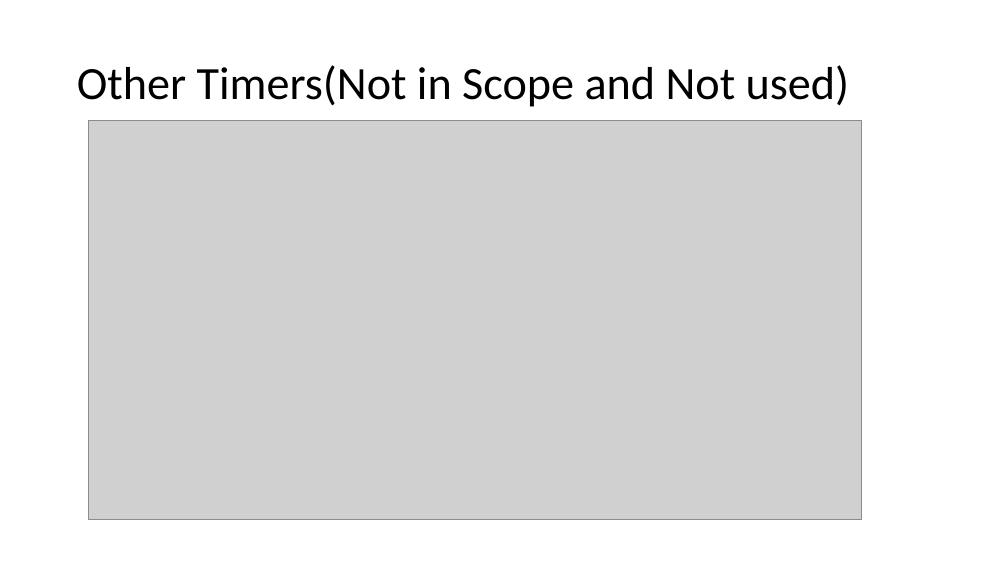
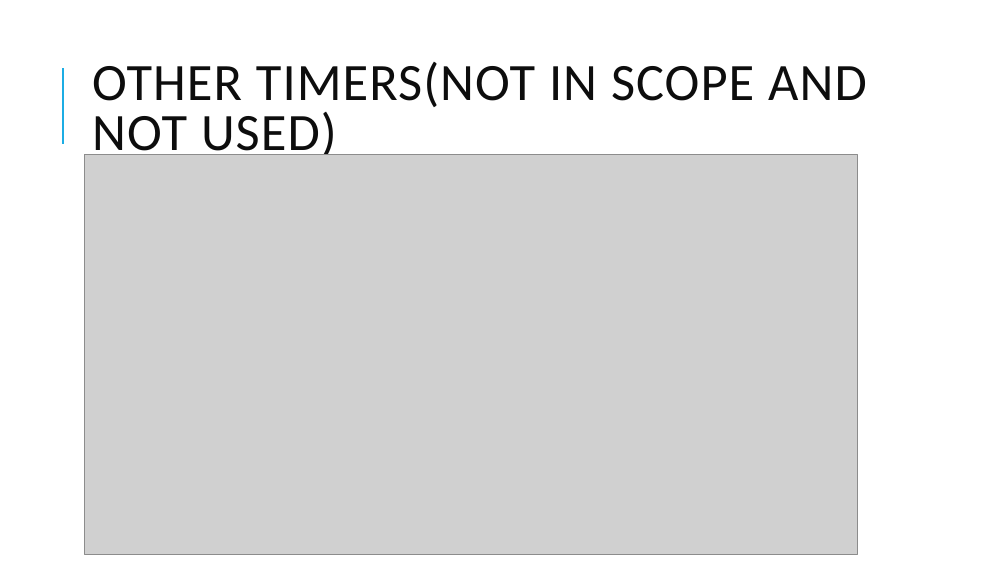
Before and after one commit to skandhwa/SimplilearnNew, a slide deck: slide 19 of Load Testing -Jmeter.pptx. Drawn at 1008x567 pixels with LibreOffice and Linux fonts; fonts in the diff are those of the drawing; grey boxes stand for pictures. Boxes give left, top, right and bottom in pixels: in the first picture for what was removed or moved away, otherwise in the second. Text is boxed around its words. In the diff, an @@ line names an element or a change of style, - is before the commit and + after.

```diff
--- a/Load Testing -Jmeter.pptx
+++ b/Load Testing -Jmeter.pptx
@@ line added from (63, 144) to (63, 68), #1CADE4 1.5 pt @@
@@ title at (92,62,867,163): text changed; size 44 to 50 pt; text colour #000000 to #0D0D0D @@
-Other Timers(Not in Scope and Not used)
+OTHER TIMERS(NOT IN SCOPE AND NOT USED)
@@ picture: place and size @@
-picture at (88,120,861,520)
+picture at (85,155,858,554)
```
Also in this commit, not shown: 18 other slides changed, 14 slides added, 7 other files.
